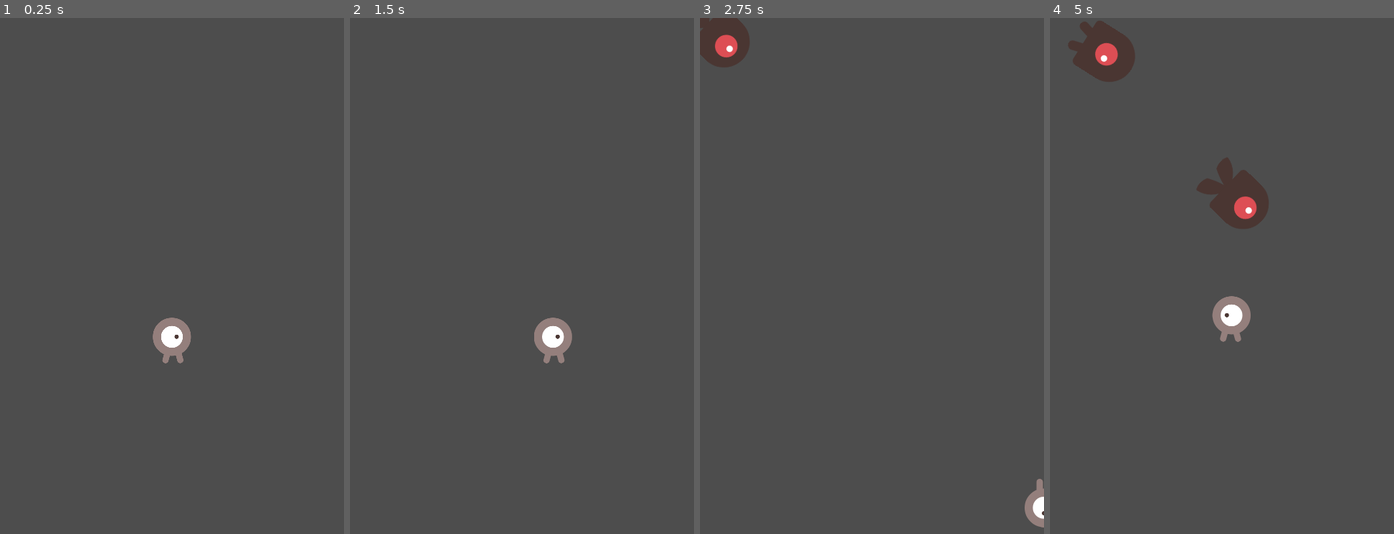
Above: before the commit, frames 1-4 (left to right).
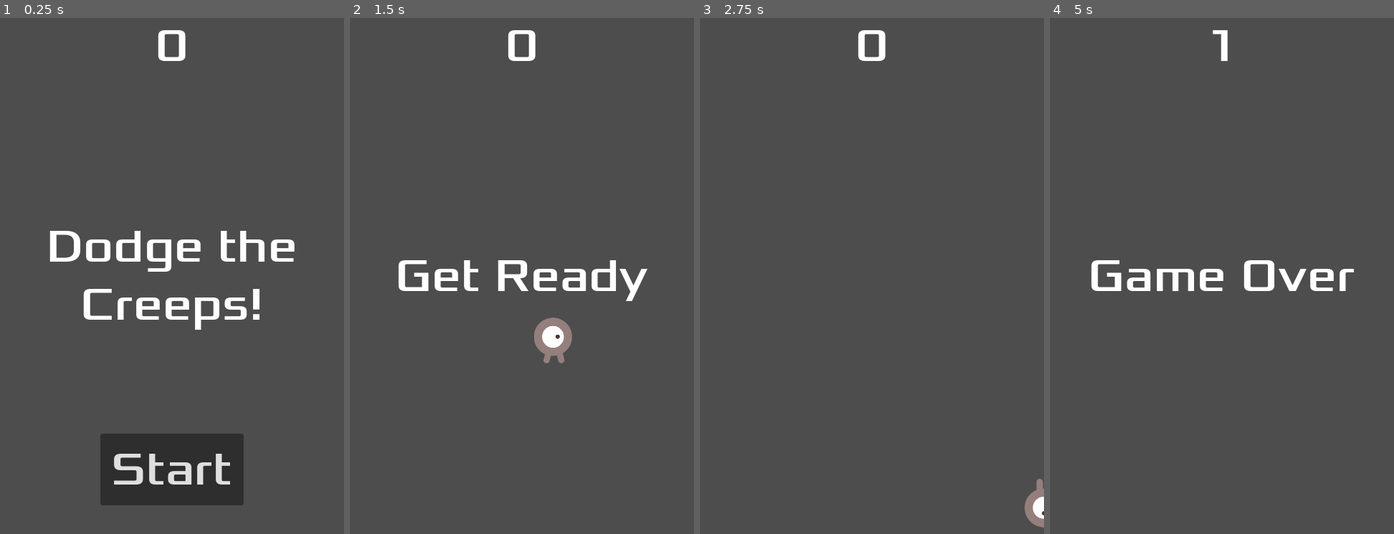
Above: after the commit, the same moments.

Repository: ajtran303/godot-creep-dodge-redux
Game: Godot game, scene res://main.tscn
Same seed, same stepped clock (60 frames per second), same inputs: the game is played once before the commit and once after it.
Inputs (mouse positions are in pixels of both pictures, inside the frame that each line leads up to):
- Up to frame 1 (0.25 s): no input
- Up to frame 2 (1.5 s): click (522, 472) at 0.5 s, where only the run after the commit has a clickable "Start"; hold Right (move_right) from 1.28 s (still down)
- Up to frame 3 (2.75 s): release Right (move_right) at 2.03 s; hold Down (move_down) from 2.03 s (still down)
- Up to frame 4 (5 s): release Down (move_down) at 2.78 s; hold Right (move_right) 2.78-3.53 s; hold Up (move_up) 3.53-4.28 s; hold Left (move_left) from 4.28 s (still down)

The runs differ from the first frame. In frame 1, 9.7% of the frame differs, in the area x 14-86%, y 2-95%; in frame 2, 2.1%; in frame 3, 1.5%; in frame 4, 5.7%.

Commit message:
Game works

Diff:
--- a/main.gd
+++ b/main.gd
@@ -6,8 +6,7 @@
 
 # Called when the node enters the scene tree for the first time.
 func _ready() -> void:
-	new_game()
-	#pass
+	pass
 
 
 # Called every frame. 'delta' is the elapsed time since the previous frame.
@@ -18,18 +17,23 @@
 func game_over() -> void:
 	$ScoreTimer.stop()
 	$MobTimer.stop()
+	$HUD.show_game_over()
 
 
 func new_game() -> void:
 	score = 0
 	$Player.start($StartPosition.position)
 	$StartTimer.start()
+	$HUD.update_score(score)
+	$HUD.show_message("Get Ready")
+	get_tree().call_group("mobs", "queue_free")
 
 
 func _on_mob_timer_timeout() -> void:
 	var mob = mob_scene.instantiate()
 
 	var mob_spawn_location = $MobPath/MobSpawnLocation
+	mob_spawn_location.progress_ratio = randf()
 
 	mob.position = mob_spawn_location.position
 
@@ -46,6 +50,7 @@
 
 func _on_score_timer_timeout() -> void:
 	score += 1
+	$HUD.update_score(score)
 
 
 func _on_start_timer_timeout() -> void:
--- a/main.tscn
+++ b/main.tscn
@@ -3,6 +3,7 @@
 [ext_resource type="Script" uid="uid://ciynkjjt2hkgf" path="res://main.gd" id="1_0xm2m"]
 [ext_resource type="PackedScene" uid="uid://c0s8u6tq052vc" path="res://player.tscn" id="1_ig7tw"]
 [ext_resource type="PackedScene" uid="uid://b4ltg2ckr5l6f" path="res://mob.tscn" id="2_h2yge"]
+[ext_resource type="PackedScene" uid="uid://5x1snb7v0736" path="res://hud.tscn" id="4_1bvp3"]
 
 [sub_resource type="Curve2D" id="Curve2D_h2yge"]
 _data = {
@@ -15,7 +16,6 @@
 mob_scene = ExtResource("2_h2yge")
 
 [node name="Player" parent="." unique_id=165430929 instance=ExtResource("1_ig7tw")]
-visible = false
 
 [node name="MobTimer" type="Timer" parent="." unique_id=714067074]
 wait_time = 0.5
@@ -36,7 +36,10 @@
 position = Vector2(0, 1)
 rotation = -1.5707964
 
+[node name="HUD" parent="." unique_id=1486780168 instance=ExtResource("4_1bvp3")]
+
 [connection signal="hit" from="Player" to="." method="game_over"]
 [connection signal="timeout" from="MobTimer" to="." method="_on_mob_timer_timeout"]
 [connection signal="timeout" from="ScoreTimer" to="." method="_on_score_timer_timeout"]
 [connection signal="timeout" from="StartTimer" to="." method="_on_start_timer_timeout"]
+[connection signal="start_game" from="HUD" to="." method="new_game"]
--- a/mob.tscn
+++ b/mob.tscn
@@ -48,7 +48,7 @@
 radius = 36.0
 height = 96.0
 
-[node name="Mob" type="RigidBody2D" unique_id=1591627963]
+[node name="Mob" type="RigidBody2D" unique_id=1591627963 groups=["mobs"]]
 position = Vector2(12, 6)
 collision_mask = 0
 gravity_scale = 0.0
